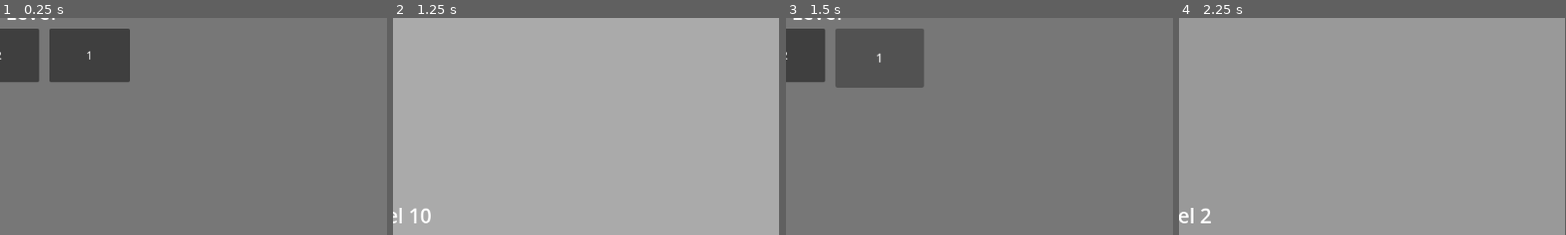
Above: before the commit, frames 1-4 (left to right).
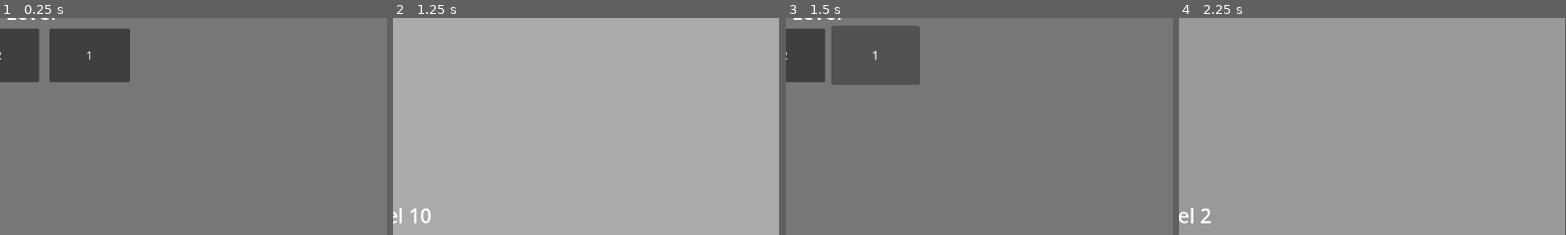
Above: after the commit, the same moments.

Repository: moaatt2/My-First-Game
Game: Godot game, scene res://gui/level_select_screen.tscn
The game is run twice, just before and just after one commit, with the same random seed, the same clock (stepped at 60 frames per second) and the same inputs. This scene is started directly instead of the project's main scene.
Inputs:
- Up to frame 1 (0.25 s): no input
- Up to frame 2 (1.25 s): click "10" at 0.5 s
- Up to frame 3 (1.5 s): click "Back" at 1.25 s
- Up to frame 4 (2.25 s): click "2" at 2 s
The pictures show only the part of the screen within x 50-100%, y 5-55%; the shares and areas given below are measured in that part.

Frames 1-2 are identical in both runs. In frame 3, 1.2% of the frame differs, in the area x 11-36%, y 3-33%; in frame 4, nothing differs.

Commit message:
Change button growth behaviour to grow from the center.

Diff:
--- a/gui/level_button.gd
+++ b/gui/level_button.gd
@@ -4,6 +4,9 @@
 
 var original_size := scale
 var grow_size := Vector2(1.1, 1.1)
+
+func _ready() -> void:
+	pivot_offset = size/2
 
 func _on_level_button_mouse_entered() -> void:
 	grow_button(grow_size, .1)
